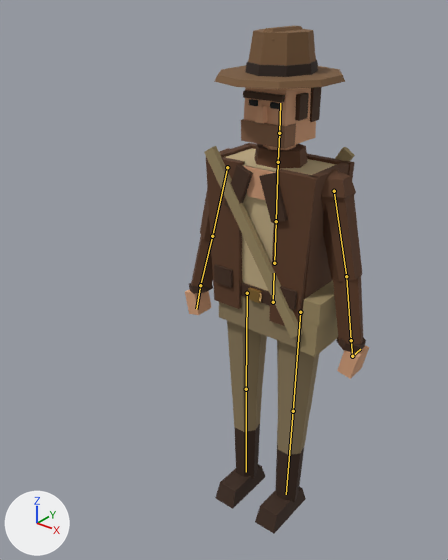
The glTF model assets/characters/hunter.glb, before and after one commit.
The view is the same before and after, from a 50 mm camera at (1.059, -1.596, 1.892) aimed at (-0.061, -0.196, 1.024). The axes (+X, +Y, +Z) are drawn at lower left. The lights are the same throughout. The first picture is the older version. The bones that change, and the others that lie on the model, are drawn over the model as lines.

Names of what the first picture shows: 'Hunter'.
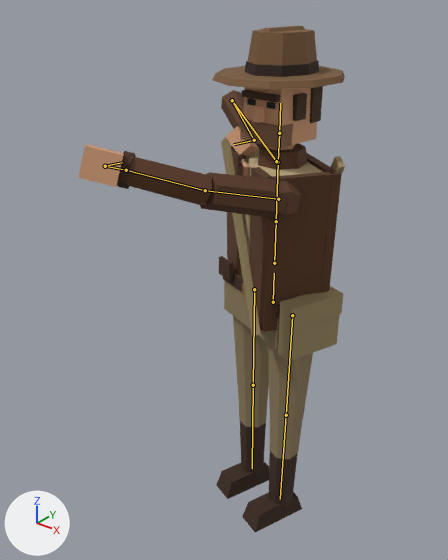
The newer file adds an action. The first version stands in its rest pose; the second is drawn at frame 8 of the action 'ShortbowShoot'.

The change, as JSON lines over the scene's bpy script:
```json
{"block": "bone_hips", "where": "bone_hips = bpy.data.objects['Hunter_Rig'].pose.bones['hips']"}
{"op": "set", "path": "bone_hips.rotation_quaternion", "old": "(1.0, 0.0, 0.0, 0.0)", "new": "(0.985, 0.0, -0.174, 0.0)", "note": "degrees (0, 0, 0) -> degrees (0, -20, 0)"}
{"block": "bone_spine", "where": "bone_spine = bpy.data.objects['Hunter_Rig'].pose.bones['spine']  # child of 'hips'"}
{"op": "set", "path": "bone_spine.rotation_quaternion", "old": "(1.0, 0.0, 0.0, 0.0)", "new": "(0.991, 0.0, -0.131, 0.0)", "note": "degrees (0, 0, 0) -> degrees (0, -15, 0)"}
{"block": "bone_chest", "where": "bone_chest = bpy.data.objects['Hunter_Rig'].pose.bones['chest']  # child of 'spine'"}
{"op": "set", "path": "bone_chest.rotation_quaternion", "old": "(1.0, 0.0, 0.0, 0.0)", "new": "(0.985, 0.0, -0.174, 0.0)", "note": "degrees (0, 0, 0) -> degrees (0, -20, 0)"}
{"block": "bone_neck", "where": "bone_neck = bpy.data.objects['Hunter_Rig'].pose.bones['neck']  # child of 'chest'"}
{"op": "set", "path": "bone_neck.rotation_quaternion", "old": "(1.0, 0.0, 0.0, 0.0)", "new": "(0.986, 0.0, 0.167, 0.0)", "note": "degrees (0, 0, 0) -> degrees (0, 19, 0)"}
{"block": "bone_head", "where": "bone_head = bpy.data.objects['Hunter_Rig'].pose.bones['head']  # child of 'neck'"}
{"op": "set", "path": "bone_head.rotation_quaternion", "old": "(1.0, 0.0, 0.0, 0.0)", "new": "(0.969, 0.0, 0.249, 0.0)", "note": "degrees (0, 0, 0) -> degrees (0, 29, 0)"}
{"block": "bone_upperarm_l", "where": "bone_upperarm_l = bpy.data.objects['Hunter_Rig'].pose.bones['upperarm.L']  # child of 'chest'"}
{"op": "set", "path": "bone_upperarm_l.rotation_quaternion", "old": "(1.0, 0.0, 0.0, 0.0)", "new": "(0.594, 0.716, -0.299, 0.213)", "note": "degrees (0, 0, 0) -> degrees (106, -41, -14)"}
{"block": "bone_forearm_l", "where": "bone_forearm_l = bpy.data.objects['Hunter_Rig'].pose.bones['forearm.L']  # child of 'upperarm.L'"}
{"op": "set", "path": "bone_forearm_l.rotation_quaternion", "old": "(1.0, 0.0, 0.0, 0.0)", "new": "(0.989, -0.01, -0.05, -0.141)", "note": "degrees (0, 0, 0) -> degrees (0, -6, -16)"}
{"block": "bone_hand_l", "where": "bone_hand_l = bpy.data.objects['Hunter_Rig'].pose.bones['hand.L']  # child of 'forearm.L'"}
{"op": "set", "path": "bone_hand_l.rotation_quaternion", "old": "(1.0, 0.0, 0.0, 0.0)", "new": "(0.995, 0.026, 0.023, 0.094)", "note": "degrees (0, 0, 0) -> degrees (3, 2, 11)"}
{"block": "bone_upperarm_r", "where": "bone_upperarm_r = bpy.data.objects['Hunter_Rig'].pose.bones['upperarm.R']  # child of 'chest'"}
{"op": "set", "path": "bone_upperarm_r.rotation_quaternion", "old": "(1.0, 0.0, 0.0, 0.0)", "new": "(-0.031, -0.65, -0.466, -0.6)", "note": "degrees (0, 0, 0) -> degrees (115, -49, 103)"}
{"block": "bone_forearm_r", "where": "bone_forearm_r = bpy.data.objects['Hunter_Rig'].pose.bones['forearm.R']  # child of 'upperarm.R'"}
{"op": "set", "path": "bone_forearm_r.rotation_quaternion", "old": "(1.0, 0.0, 0.0, 0.0)", "new": "(0.208, -0.978, 0.019, -0.006)", "note": "degrees (0, 0, 0) -> degrees (-156, 0, -2)"}
{"block": "bone_hand_r", "where": "bone_hand_r = bpy.data.objects['Hunter_Rig'].pose.bones['hand.R']  # child of 'forearm.R'"}
{"op": "set", "path": "bone_hand_r.rotation_quaternion", "old": "(1.0, 0.0, 0.0, 0.0)", "new": "(0.807, 0.557, 0.12, -0.156)", "note": "degrees (0, 0, 0) -> degrees (68, 22, -7)"}
```

Location of each change, (x1, y1, x2, y2) in pixels of the pictures (448 x 560 px):
```json
{"object": "Hunter", "change": "posed", "before": [185, 26, 369, 534], "after": [78, 26, 345, 532], "on screen": "45% wider"}
{"bone": "upperarm.L", "before": "(334, 191) to (346, 276)", "after": "(278, 199) to (205, 190)"}
{"bone": "forearm.L", "before": "(346, 276) to (351, 340)", "after": "(205, 190) to (126, 170)"}
{"bone": "hand.L", "before": "(351, 340) to (352, 356)", "after": "(126, 170) to (105, 166)"}
{"bone": "upperarm.R", "before": "(227, 167) to (212, 236)", "after": "(276, 161) to (232, 100)"}
{"bone": "forearm.R", "before": "(212, 236) to (200, 285)", "after": "(232, 100) to (254, 140)"}
{"bone": "hand.R", "before": "(200, 285) to (196, 309)", "after": "(254, 140) to (234, 144)"}
```
